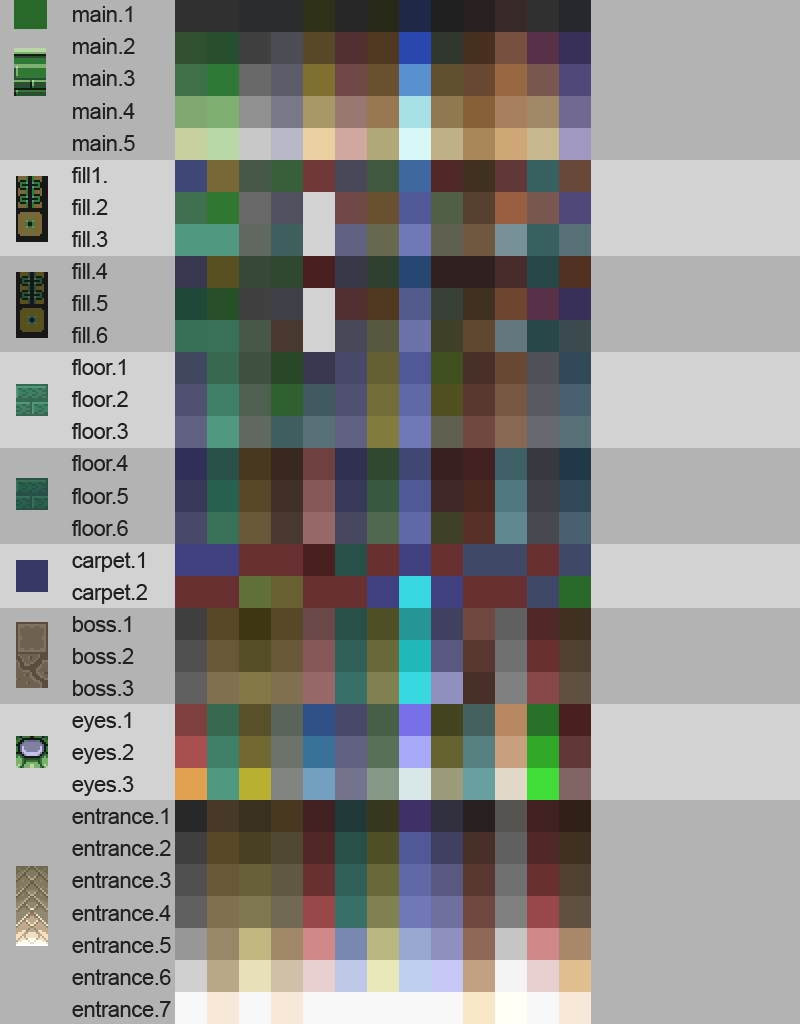
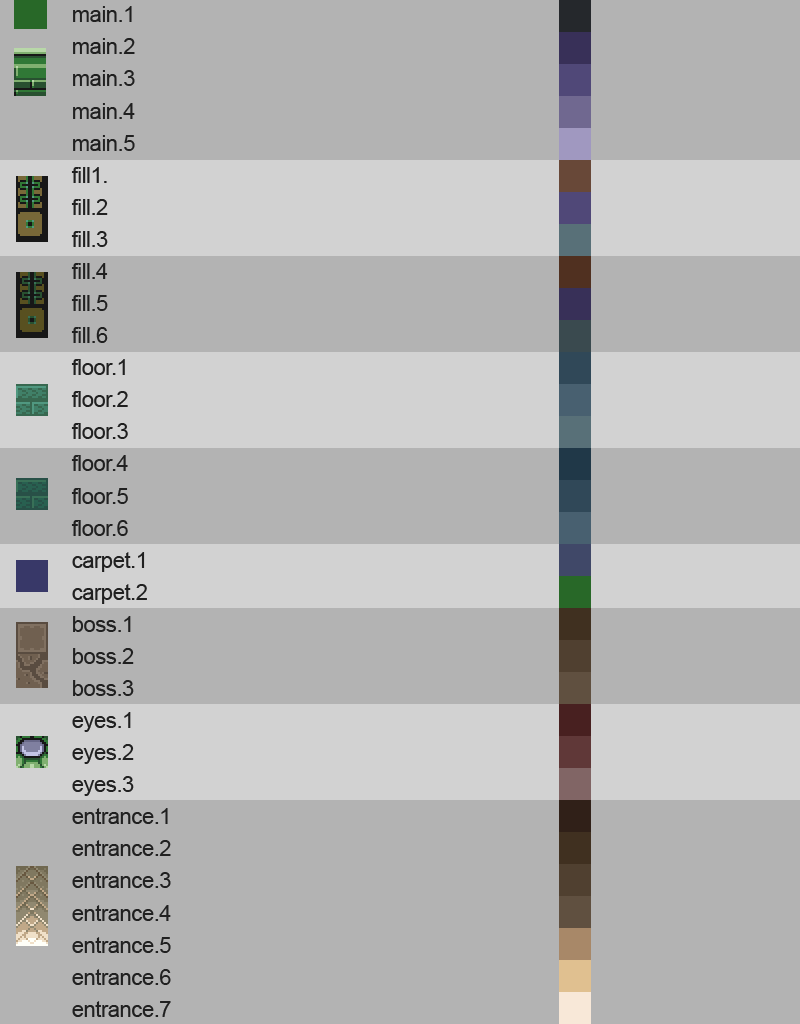
Layered file, before and after one edit (800 × 1024). Changes by layer:
hid "brown.cave" over bbox(463, 0, 495, 1024)
hid "green.1.smoothbrick" over bbox(175, 0, 207, 1024)
hid "green.2.brick" over bbox(207, 0, 239, 1024)
hid "gray.1.brick" over bbox(239, 0, 271, 1024)
hid "gray.2.brick" over bbox(271, 0, 303, 1024)
hid "gold.smoothbrick" over bbox(303, 0, 335, 1024)
hid "pink.smoothbrick" over bbox(335, 0, 367, 1024)
hid "brick.brown.desert" over bbox(367, 0, 399, 1024)
hid "blue.ice" over bbox(399, 0, 431, 1024)
hid "brown.brick" over bbox(431, 0, 463, 1024)
hid "brown.house" over bbox(495, 0, 527, 1024)
hid "brown.ganon" over bbox(527, 0, 559, 1024)
